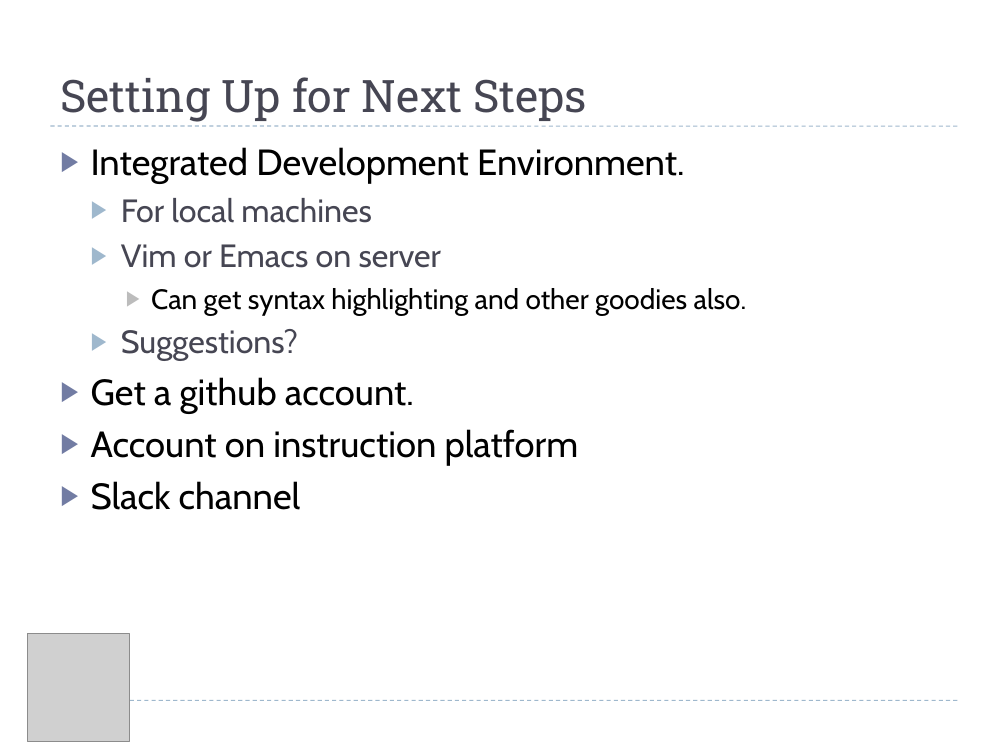
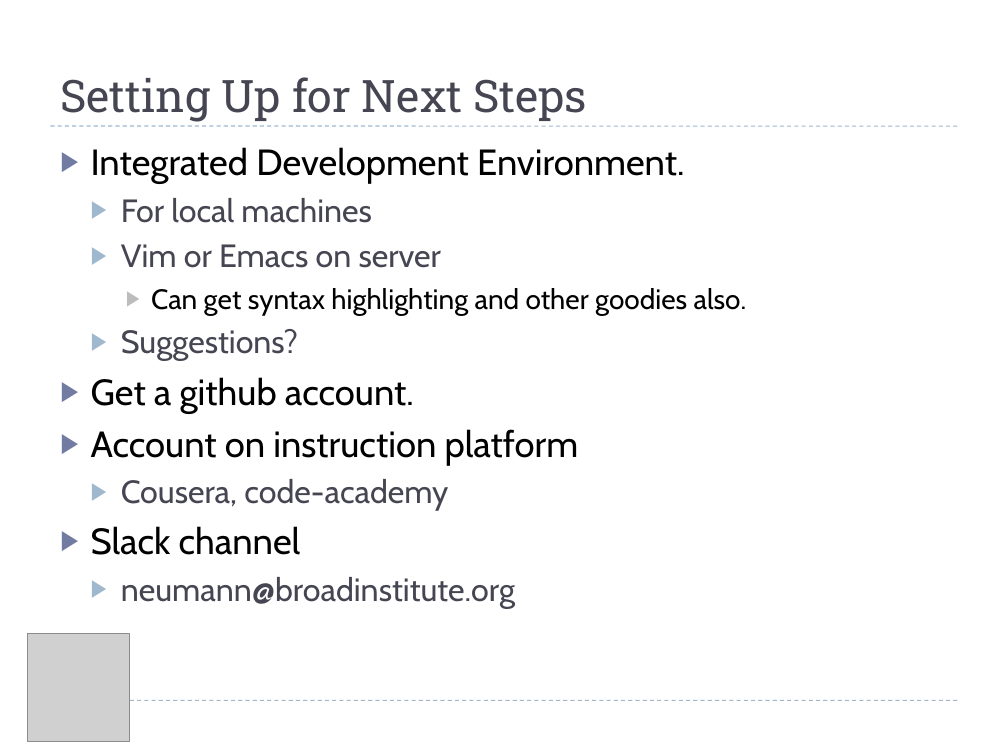
Before and after one commit to TimothyTickle/python_club, a slide deck: slide 12 of presentations/01_python_club_intro.pptx. Drawn at 1008x756 pixels with LibreOffice and Linux fonts; fonts in the diff are those of the drawing; grey boxes stand for pictures. Boxes give left, top, right and bottom in pixels: in the first picture for what was removed or moved away, otherwise in the second. Text is boxed around its words. In the diff, an @@ line names an element or a change of style, - is before the commit and + after.

```diff
--- a/presentations/01_python_club_intro.pptx
+++ b/presentations/01_python_club_intro.pptx
@@ text at (x1=121, y1=479, x2=448, y2=511): paragraph added @@
+  ▶ Cousera, code-academy
@@ text at (x1=121, y1=577, x2=515, y2=608): paragraph added @@
+  ▶ neumann@broadinstitute.org
```
Also in this commit, not shown: 1 other slide changed.
